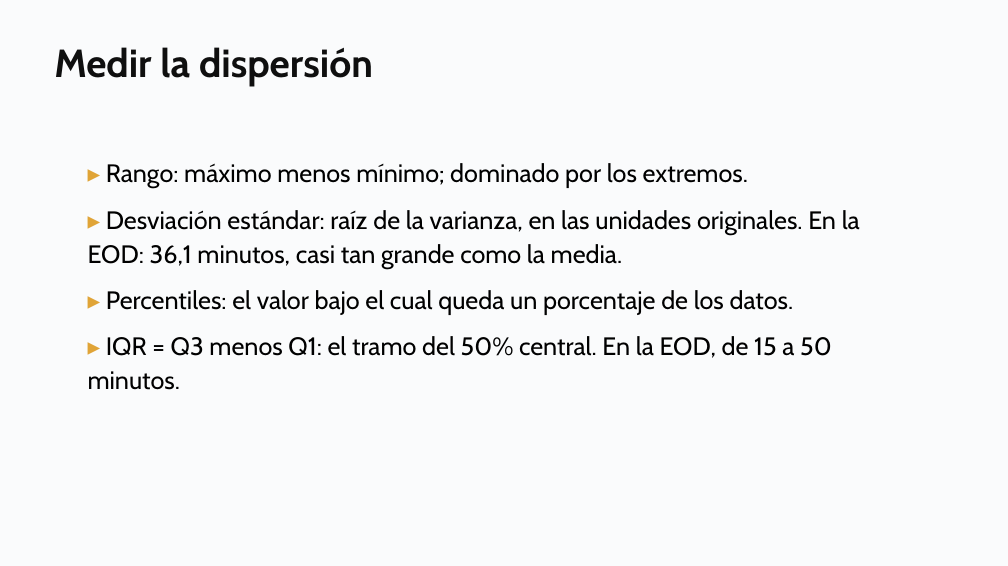
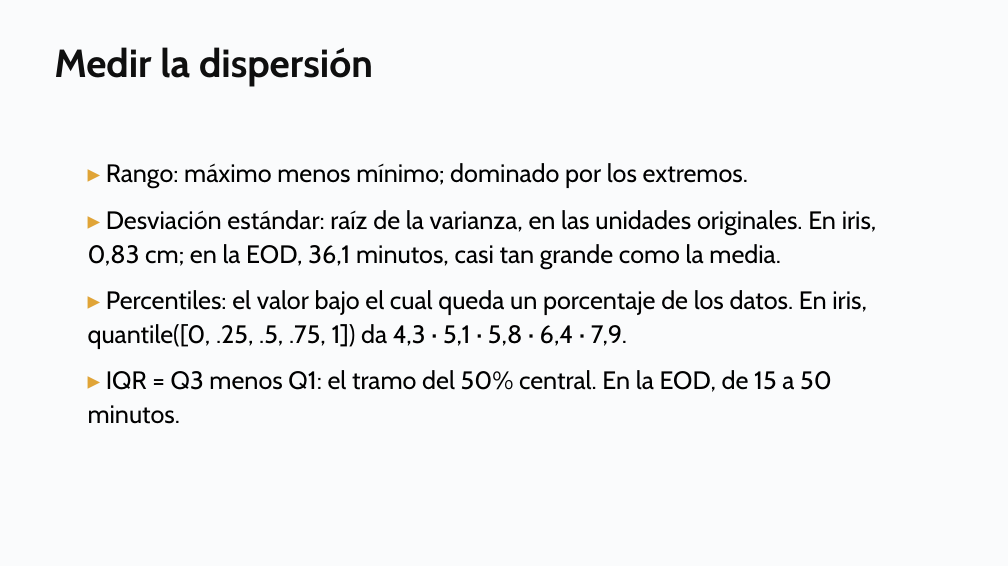
Before and after one commit to daniopitz/diplomado-cdd, a slide deck: slide 13 of presentaciones/clase02_eda_descriptiva.pptx (slide 9 before the commit). Drawn at 1008x566 pixels with LibreOffice and Linux fonts; fonts in the diff are those of the drawing. Boxes give left, top, right and bottom in pixels: in the first picture for what was removed or moved away, otherwise in the second. Text is boxed around its words. In the diff, an @@ line names an element or a change of style, - is before the commit and + after.

```diff
--- a/presentaciones/clase02_eda_descriptiva.pptx
+++ b/presentaciones/clase02_eda_descriptiva.pptx
@@ text at <box>88,210,877,349</box>: text changed @@
-▸ Desviación estándar: raíz de la varianza, en las unidades originales. En la EOD: 36,1 minutos, casi tan grande como la media.
-▸ Percentiles: el valor bajo el cual queda un porcentaje de los datos.
+▸ Desviación estándar: raíz de la varianza, en las unidades originales. En iris, 0,83 cm; en la EOD, 36,1 minutos, casi tan grande como la media.
+▸ Percentiles: el valor bajo el cual queda un porcentaje de los datos. En iris, quantile([0, .25, .5, .75, 1]) da 4,3 · 5,1 · 5,8 · 6,4 · 7,9.
```
Also in this commit, not shown: 4 other slides changed, 6 slides added, 4 other files.
